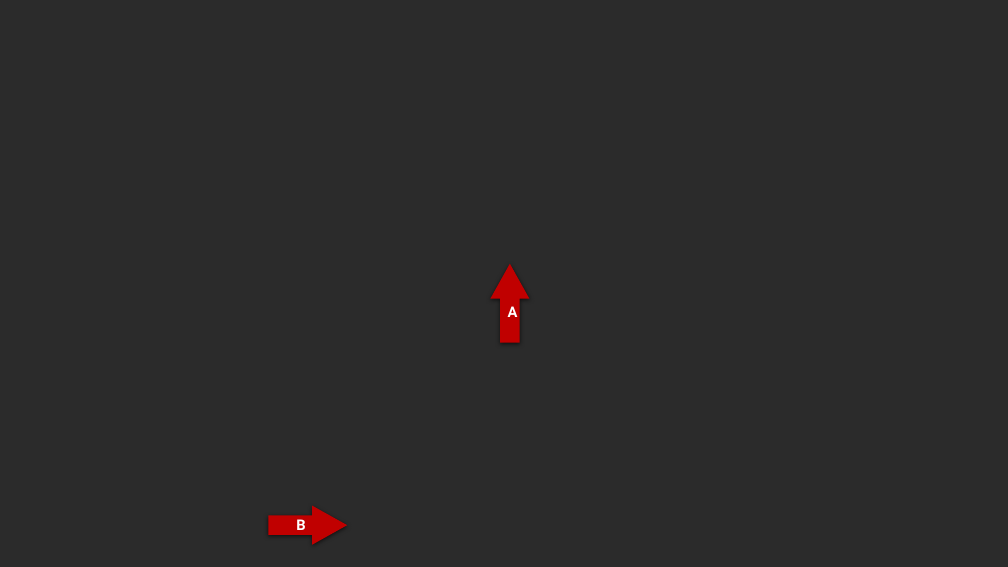
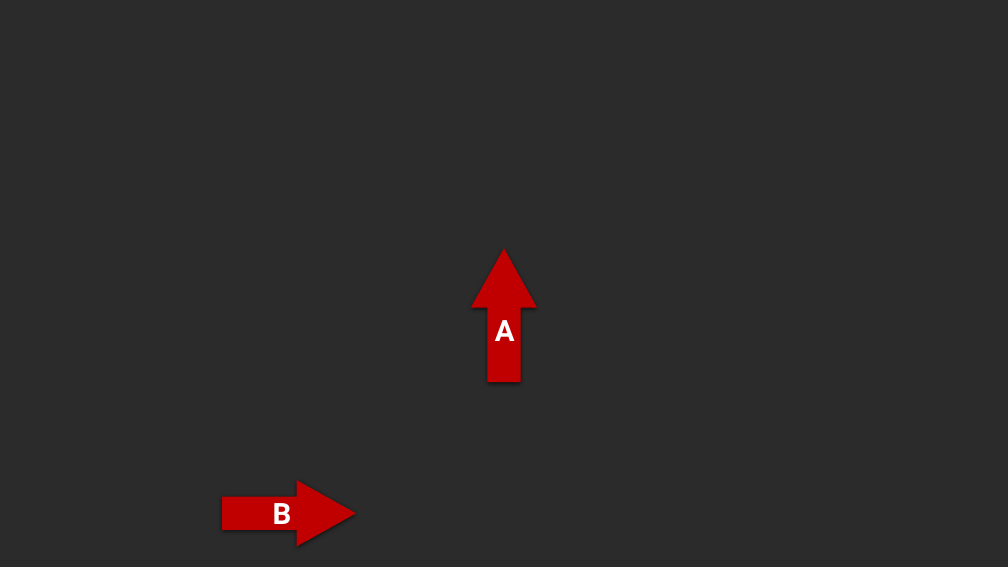
Before and after one commit to ugreg/connected-field-service, a slide deck: slide 2 of imgs/src/step-by-step-imgs.pptx. Drawn at 1008x567 pixels with LibreOffice and Linux fonts; fonts in the diff are those of the drawing; background and template pictures are left out; a plain dark background stands for a picture behind light text. Boxes give left, top, right and bottom in pixels: in the first picture for what was removed or moved away, otherwise in the second. Text is boxed around its words. In the diff, an @@ line names an element or a change of style, - is before the commit and + after.

```diff
--- a/imgs/src/step-by-step-imgs.pptx
+++ b/imgs/src/step-by-step-imgs.pptx
@@ up arrow "A" at (471, 248, 538, 382): size 14 to 28 pt @@
@@ up arrow "A": place and size @@
-up arrow "A" at (491, 264, 530, 343)
+up arrow "A" at (471, 248, 538, 382)
@@ up arrow: place and size @@
-up arrow at (268, 505, 347, 544)
+up arrow at (223, 480, 357, 546)
@@ text "B": place and size @@
-text "B" at (296, 519, 305, 530)
+text "B" at (273, 503, 292, 532)
@@ text "B" at (273, 503, 292, 532): size 14 to 28 pt @@
```
Also in this commit, not shown: 1 other file.
